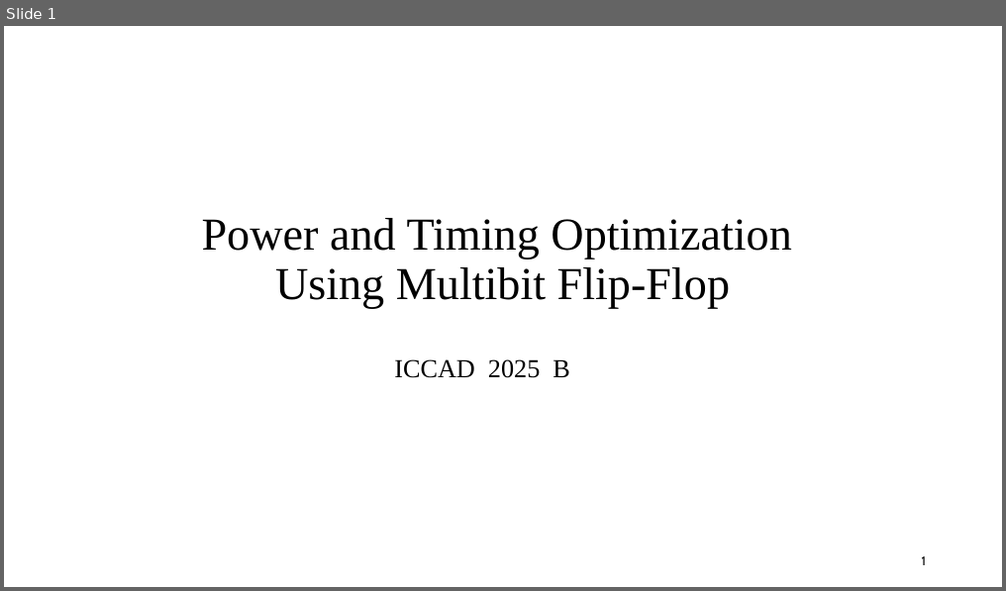
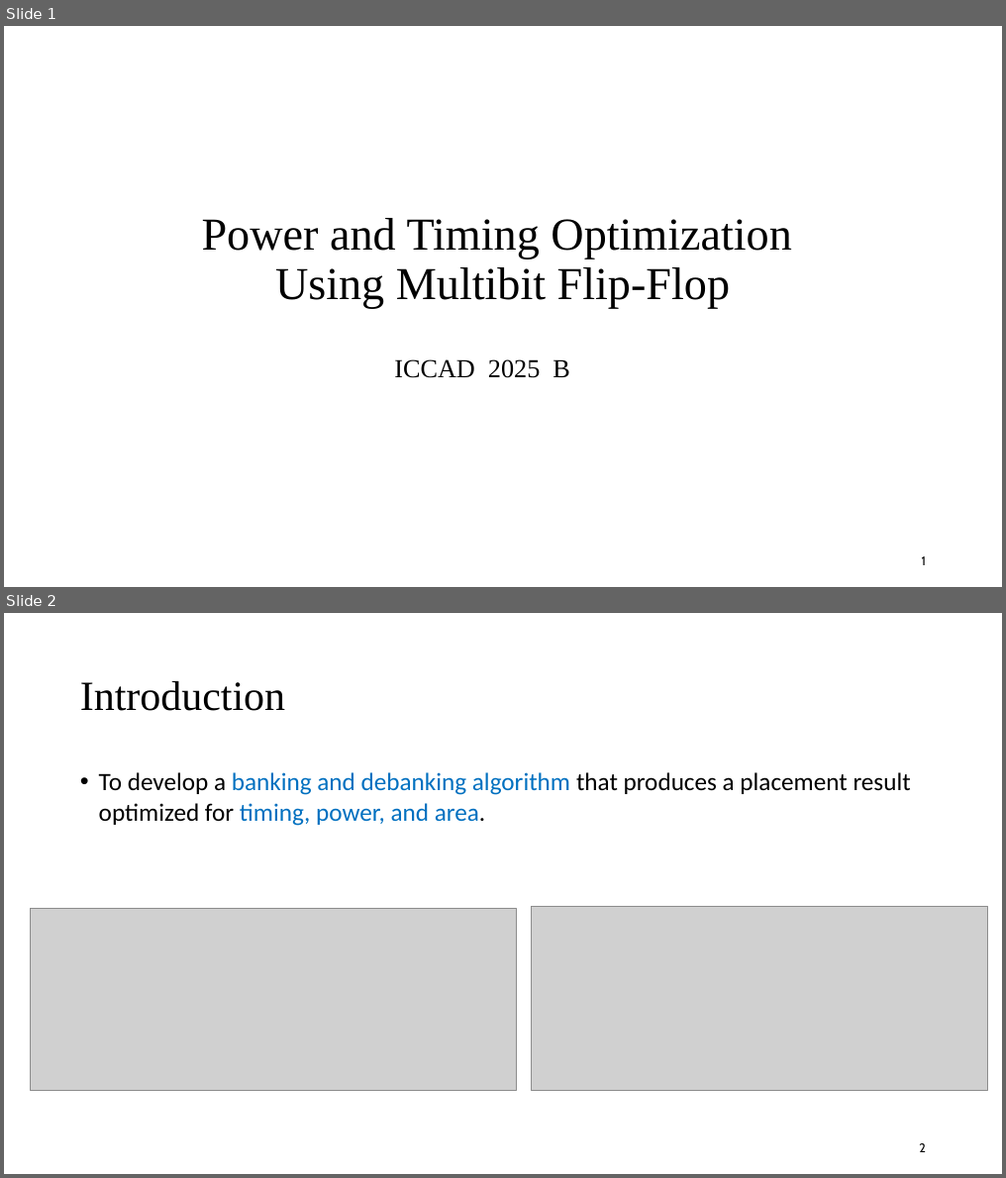
Before and after one commit to demon02130101/Lab, a slide deck: ICCAD/題目介紹.pptx. Shown one above the other, each under a label of ours: slide 1 before the commit, slides 1 and 2 after it. The pictures are 1006x591 and 1006x1178 pixels, drawn with LibreOffice and Linux fonts; fonts in the diff are those of the drawing; grey boxes stand for pictures. Boxes give left, top, right and bottom in pixels: in the first picture for what was removed or moved away, otherwise in the second. Text is boxed around its words. In the diff, an @@ line names an element or a change of style, - is before the commit and + after.

```diff
--- a/ICCAD/題目介紹.pptx
+++ b/ICCAD/題目介紹.pptx
@@ slide 2 added at (x1=4, y1=613, x2=1002, y2=1174), background #FFFFFF @@
@@ title added at (x1=80, y1=681, x2=285, y2=711), 40 pt, text #000000 @@
+Introduction
@@ text added at (x1=99, y1=772, x2=911, y2=826), 24 pt, text #000000 @@
+• To develop a banking and debanking algorithm that produces a placement result optimized for timing, power, and area.
@@ picture added at (x1=30, y1=909, x2=517, y2=1090) @@
@@ picture added at (x1=532, y1=907, x2=988, y2=1090) @@
@@ page number added at (x1=919, y1=1144, x2=926, y2=1153), 12 pt, text #000000 @@
+2
```
Also in this commit, not shown: 2 other slides added, 1 slide removed, 4 other files.
